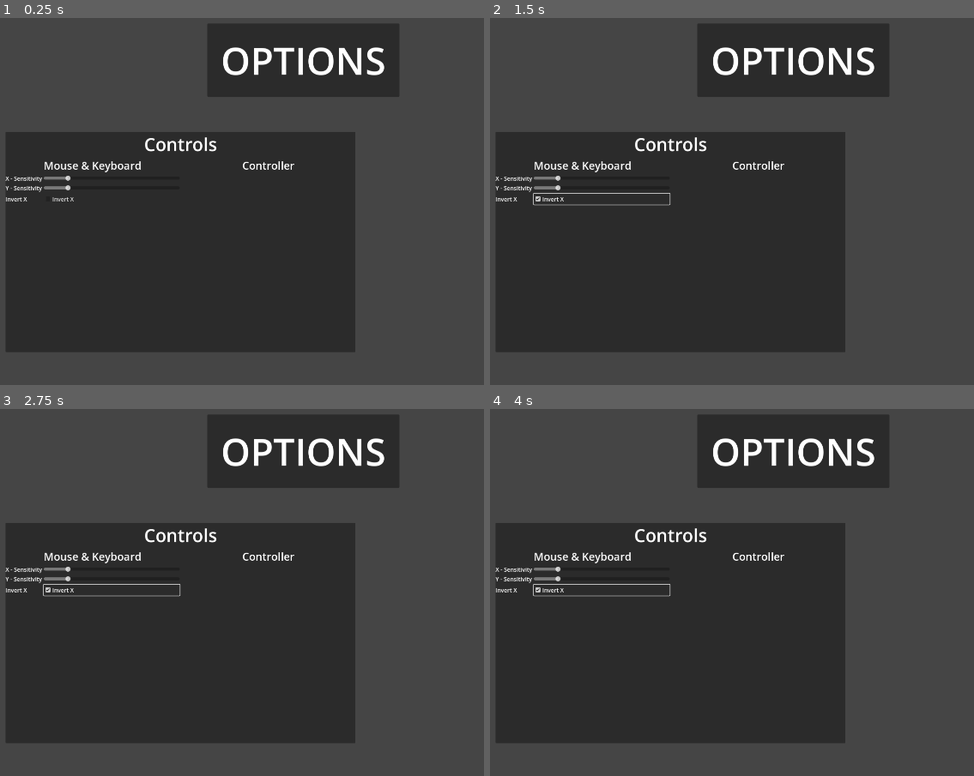
Above: before the commit, frames 1-4 (two rows, left to right).
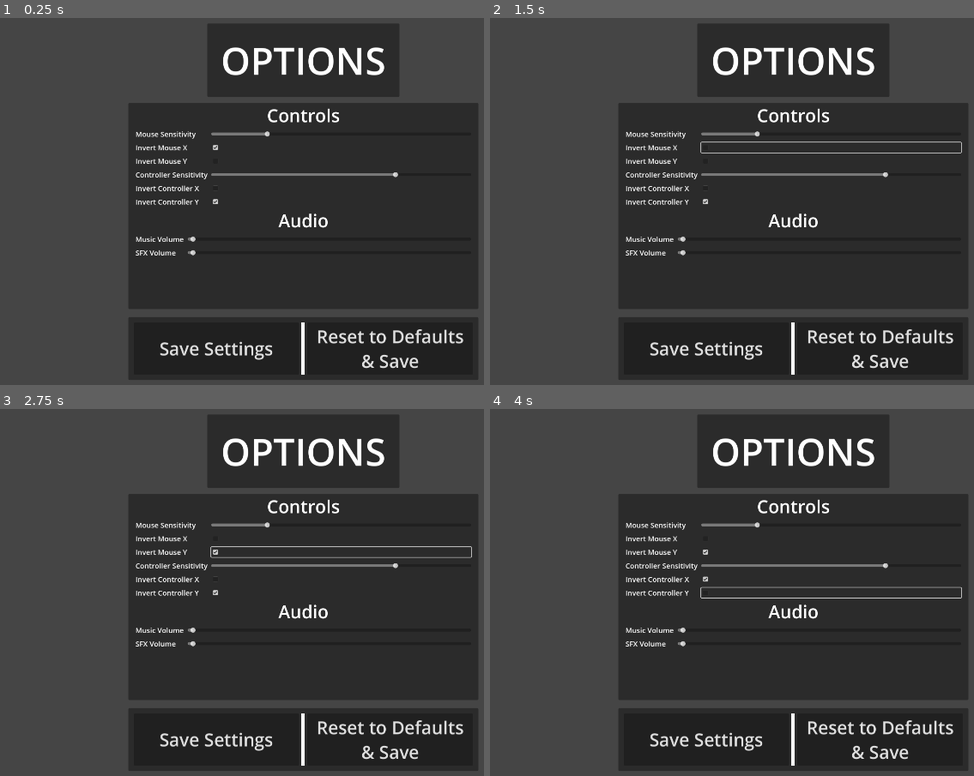
Above: after the commit, the same moments.

Repository: Nigel-Karunaratne/3DPlatformer_Godot4
Game: Godot game, scene res://ui_controls/options_ui_control.tscn
Two runs of this game, one before a commit and one after it. Both use one fixed random seed, a clock stepped at 60 frames per second and the inputs below. The project has no main scene, so this scene is started directly.
Inputs (mouse positions are in pixels of both pictures, inside the frame that each line leads up to):
- Up to frame 1 (0.25 s): no input
- Up to frame 2 (1.5 s): click (601, 197) at 0.5 s, where only the run before the commit has a clickable "Invert X"; click (828, 146) at 1.27 s
- Up to frame 3 (2.75 s): click (338, 552) at 2.02 s
- Up to frame 4 (4 s): click (828, 577) at 2.77 s; click (828, 592) at 3.52 s

The runs differ from the first frame. In frame 1, 43% of the frame differs, in the area x 1-99%, y 23-99%; in frame 2, 43%; in frame 3, 43%; in frame 4, 43%.
Error before the commit: Invalid assignment of property or key 'value' with value of type 'float' on a base object of type 'Nil'. (res://scripts/options_ui_controller.gd:20)

Commit message:
Made a default GUI
sliders / checkboxes change usersettings
buttons save and reset

Diff:
--- a/scripts/options_ui_controller.gd
+++ b/scripts/options_ui_controller.gd
@@ -12,11 +12,12 @@
 @export var audioSFXSlider : HSlider # Or VSliders? Maybe base class?
 
 func _ready():
-	update_gui_from_settings()
-	pass
+	call_deferred("update_gui_from_settings")
+	#update_gui_from_settings()
 
 # Update slider/toggle values based on values in UserSettings
 func update_gui_from_settings():
+	print("UPDATING GUI")
 	mouseSenseSlider.value = UserSettings.m_cam_sense
 	mouseXInvertBox.button_pressed = UserSettings.m_invert_x
 	mouseYInvertBox.button_pressed = UserSettings.m_invert_y
@@ -29,20 +30,37 @@
 	audioSFXSlider.value = UserSettings.s_sfx_level
 	return
 
-func update_user_settings():
-	# Set user setting values according to UI elements
-	# OR Do it by signals?
-
-
-	# Save to disk
-	UserSettings.save_settings()
-	return
-
-# TODO - Finish making functions and connect them in editor
 func _on_mouse_sense_slider_drag_ended(value_changed : bool):
 	if value_changed:
 		UserSettings.m_cam_sense = mouseSenseSlider.value
 
 func _on_controller_sense_slider_drag_ended(value_changed : bool):
 	if value_changed:
-		UserSettings.c_cam_sense = contrSenseSlider.value
+		UserSettings.c_cam_sense = int(contrSenseSlider.value) # controller sense is int
+
+func _on_mouse_invert_x_toggled(button_pressed : bool):
+	UserSettings.m_invert_x = mouseXInvertBox.button_pressed
+
+func _on_mouse_invert_y_toggled(button_pressed : bool):
+	UserSettings.m_invert_y = mouseYInvertBox.button_pressed
+
+func _on_controller_invert_x_toggled(button_pressed : bool):
+	UserSettings.c_invert_x = contrXInvertBox.button_pressed
+
+func _on_controller_invert_y_toggled(button_pressed : bool):
+	UserSettings.c_invert_y = contrYInvertBox.button_pressed
+
+func _on_audio_music_slider_drag_ended(value_changed : bool):
+	if value_changed:
+		UserSettings.s_music_level = audioMusicSlider.value
+
+func _on_audio_sfx_slider_drag_ended(value_changed : bool):
+	if value_changed:
+		UserSettings.s_sfx_level = audioSFXSlider.value
+
+func _on_btn_save_pressed():
+	UserSettings.save_settings()
+
+func _on_btn_reset_pressed():
+	UserSettings.reset_settings()
+	update_gui_from_settings()
--- a/ui_controls/options_ui_control.tscn
+++ b/ui_controls/options_ui_control.tscn
@@ -8,7 +8,17 @@
 [sub_resource type="LabelSettings" id="LabelSettings_vcfht"]
 font_size = 105
 
-[node name="OptionsUIControl" type="Control"]
+[sub_resource type="StyleBoxFlat" id="StyleBoxFlat_big63"]
+bg_color = Color(1, 1, 1, 1)
+border_width_left = 2
+border_width_top = 2
+border_width_right = 2
+border_width_bottom = 2
+border_color = Color(1, 1, 1, 1)
+expand_margin_left = 2.0
+expand_margin_right = 3.0
+
+[node name="OptionsUIControl" type="Control" node_paths=PackedStringArray("mouseSenseSlider", "mouseXInvertBox", "mouseYInvertBox", "contrSenseSlider", "contrXInvertBox", "contrYInvertBox", "audioMusicSlider", "audioSFXSlider")]
 layout_mode = 3
 anchors_preset = 15
 anchor_right = 1.0
@@ -16,6 +26,14 @@
 grow_horizontal = 2
 grow_vertical = 2
 script = ExtResource("1_hktc3")
+mouseSenseSlider = NodePath("OptionsPanelContainer/VBoxContainer/ControlsMarginContainer/GridContainer/HSMouseSense")
+mouseXInvertBox = NodePath("OptionsPanelContainer/VBoxContainer/ControlsMarginContainer/GridContainer/CBMouseIX")
+mouseYInvertBox = NodePath("OptionsPanelContainer/VBoxContainer/ControlsMarginContainer/GridContainer/CBMouseIY")
+contrSenseSlider = NodePath("OptionsPanelContainer/VBoxContainer/ControlsMarginContainer/GridContainer/HSContSense")
+contrXInvertBox = NodePath("OptionsPanelContainer/VBoxContainer/ControlsMarginContainer/GridContainer/CBContIX")
+contrYInvertBox = NodePath("OptionsPanelContainer/VBoxContainer/ControlsMarginContainer/GridContainer/CBContIY")
+audioMusicSlider = NodePath("OptionsPanelContainer/VBoxContainer/AudioMarginContainer/GridContainer/HSMusic")
+audioSFXSlider = NodePath("OptionsPanelContainer/VBoxContainer/AudioMarginContainer/GridContainer/HSSFX")
 
 [node name="BGPanel" type="Panel" parent="."]
 layout_mode = 1
@@ -44,86 +62,189 @@
 horizontal_alignment = 1
 vertical_alignment = 1
 
-[node name="ControlsPanelContainer" type="PanelContainer" parent="."]
-layout_mode = 1
-anchors_preset = 4
+[node name="OptionsPanelContainer" type="PanelContainer" parent="."]
+layout_mode = 1
+anchors_preset = 8
+anchor_left = 0.5
 anchor_top = 0.5
+anchor_right = 0.5
 anchor_bottom = 0.5
-offset_left = 126.0
-offset_top = -199.0
-offset_right = 1106.0
-offset_bottom = 419.0
+offset_left = -490.0
+offset_top = -280.0
+offset_right = 490.0
+offset_bottom = 298.0
+grow_horizontal = 2
 grow_vertical = 2
 
-[node name="VBoxContainer" type="VBoxContainer" parent="ControlsPanelContainer"]
-layout_mode = 2
-
-[node name="Label" type="Label" parent="ControlsPanelContainer/VBoxContainer"]
+[node name="VBoxContainer" type="VBoxContainer" parent="OptionsPanelContainer"]
+layout_mode = 2
+
+[node name="ControlsLabel" type="Label" parent="OptionsPanelContainer/VBoxContainer"]
 layout_mode = 2
 theme_override_font_sizes/font_size = 50
 text = "Controls"
 horizontal_alignment = 1
 vertical_alignment = 1
 
-[node name="HBoxContainer" type="HBoxContainer" parent="ControlsPanelContainer/VBoxContainer"]
-layout_mode = 2
-size_flags_vertical = 4
-
-[node name="MouseVBoxContainer" type="VBoxContainer" parent="ControlsPanelContainer/VBoxContainer/HBoxContainer"]
-layout_mode = 2
-size_flags_horizontal = 3
-
-[node name="MouseLabel" type="Label" parent="ControlsPanelContainer/VBoxContainer/HBoxContainer/MouseVBoxContainer"]
-layout_mode = 2
-theme_override_font_sizes/font_size = 30
-text = "Mouse & Keyboard"
+[node name="ControlsMarginContainer" type="MarginContainer" parent="OptionsPanelContainer/VBoxContainer"]
+layout_mode = 2
+size_flags_vertical = 3
+theme_override_constants/margin_left = 20
+theme_override_constants/margin_right = 20
+
+[node name="GridContainer" type="GridContainer" parent="OptionsPanelContainer/VBoxContainer/ControlsMarginContainer"]
+layout_mode = 2
+theme_override_constants/h_separation = 10
+theme_override_constants/v_separation = 10
+columns = 2
+
+[node name="LMouseSense" type="Label" parent="OptionsPanelContainer/VBoxContainer/ControlsMarginContainer/GridContainer"]
+layout_mode = 2
+theme_override_font_sizes/font_size = 20
+text = "Mouse Sensitivity"
+
+[node name="HSMouseSense" type="HSlider" parent="OptionsPanelContainer/VBoxContainer/ControlsMarginContainer/GridContainer"]
+layout_mode = 2
+size_flags_horizontal = 3
+size_flags_vertical = 1
+min_value = 0.05
+max_value = 1.0
+step = 0.05
+value = 0.25
+
+[node name="LMouseIX" type="Label" parent="OptionsPanelContainer/VBoxContainer/ControlsMarginContainer/GridContainer"]
+layout_mode = 2
+theme_override_font_sizes/font_size = 20
+text = "Invert Mouse X"
+
+[node name="CBMouseIX" type="CheckBox" parent="OptionsPanelContainer/VBoxContainer/ControlsMarginContainer/GridContainer"]
+layout_mode = 2
+
+[node name="LMouseIY" type="Label" parent="OptionsPanelContainer/VBoxContainer/ControlsMarginContainer/GridContainer"]
+layout_mode = 2
+theme_override_font_sizes/font_size = 20
+text = "Invert Mouse Y"
+
+[node name="CBMouseIY" type="CheckBox" parent="OptionsPanelContainer/VBoxContainer/ControlsMarginContainer/GridContainer"]
+layout_mode = 2
+
+[node name="LContSense" type="Label" parent="OptionsPanelContainer/VBoxContainer/ControlsMarginContainer/GridContainer"]
+layout_mode = 2
+theme_override_font_sizes/font_size = 20
+text = "Controller Sensitivity"
+
+[node name="HSContSense" type="HSlider" parent="OptionsPanelContainer/VBoxContainer/ControlsMarginContainer/GridContainer"]
+layout_mode = 2
+size_flags_horizontal = 3
+size_flags_vertical = 1
+min_value = 25.0
+max_value = 200.0
+value = 125.0
+
+[node name="LContIX" type="Label" parent="OptionsPanelContainer/VBoxContainer/ControlsMarginContainer/GridContainer"]
+layout_mode = 2
+theme_override_font_sizes/font_size = 20
+text = "Invert Controller X"
+
+[node name="CBContIX" type="CheckBox" parent="OptionsPanelContainer/VBoxContainer/ControlsMarginContainer/GridContainer"]
+layout_mode = 2
+
+[node name="LContIY" type="Label" parent="OptionsPanelContainer/VBoxContainer/ControlsMarginContainer/GridContainer"]
+layout_mode = 2
+theme_override_font_sizes/font_size = 20
+text = "Invert Controller Y"
+
+[node name="CBContIY" type="CheckBox" parent="OptionsPanelContainer/VBoxContainer/ControlsMarginContainer/GridContainer"]
+layout_mode = 2
+
+[node name="AudioLabel" type="Label" parent="OptionsPanelContainer/VBoxContainer"]
+layout_mode = 2
+theme_override_font_sizes/font_size = 50
+text = "Audio"
 horizontal_alignment = 1
 vertical_alignment = 1
 
-[node name="GridContainer" type="GridContainer" parent="ControlsPanelContainer/VBoxContainer/HBoxContainer/MouseVBoxContainer"]
-layout_mode = 2
+[node name="AudioMarginContainer" type="MarginContainer" parent="OptionsPanelContainer/VBoxContainer"]
+layout_mode = 2
+size_flags_vertical = 3
+theme_override_constants/margin_left = 20
+theme_override_constants/margin_right = 20
+
+[node name="GridContainer" type="GridContainer" parent="OptionsPanelContainer/VBoxContainer/AudioMarginContainer"]
+layout_mode = 2
+theme_override_constants/h_separation = 10
+theme_override_constants/v_separation = 10
 columns = 2
 
-[node name="Label" type="Label" parent="ControlsPanelContainer/VBoxContainer/HBoxContainer/MouseVBoxContainer/GridContainer"]
-layout_mode = 2
-text = "X - Sensitivity"
-
-[node name="HSlider" type="HSlider" parent="ControlsPanelContainer/VBoxContainer/HBoxContainer/MouseVBoxContainer/GridContainer"]
-layout_mode = 2
-size_flags_horizontal = 3
-size_flags_vertical = 3
-max_value = 1.5
-step = 0.125
-value = 0.25
-
-[node name="Label2" type="Label" parent="ControlsPanelContainer/VBoxContainer/HBoxContainer/MouseVBoxContainer/GridContainer"]
-layout_mode = 2
-text = "Y - Sensitivity"
-
-[node name="HSlider2" type="HSlider" parent="ControlsPanelContainer/VBoxContainer/HBoxContainer/MouseVBoxContainer/GridContainer"]
-layout_mode = 2
-size_flags_horizontal = 3
-size_flags_vertical = 3
-max_value = 1.5
-step = 0.125
-value = 0.25
-
-[node name="Label3" type="Label" parent="ControlsPanelContainer/VBoxContainer/HBoxContainer/MouseVBoxContainer/GridContainer"]
-layout_mode = 2
-text = "Invert X"
-
-[node name="CheckBox" type="CheckBox" parent="ControlsPanelContainer/VBoxContainer/HBoxContainer/MouseVBoxContainer/GridContainer"]
-layout_mode = 2
-text = "Invert X"
-
-[node name="ControllerVBoxContainer2" type="VBoxContainer" parent="ControlsPanelContainer/VBoxContainer/HBoxContainer"]
-layout_mode = 2
-size_flags_horizontal = 3
-
-[node name="ControllerLabel" type="Label" parent="ControlsPanelContainer/VBoxContainer/HBoxContainer/ControllerVBoxContainer2"]
-layout_mode = 2
-theme_override_font_sizes/font_size = 30
-text = "Controller
-"
-horizontal_alignment = 1
-vertical_alignment = 1
+[node name="LMusic" type="Label" parent="OptionsPanelContainer/VBoxContainer/AudioMarginContainer/GridContainer"]
+layout_mode = 2
+theme_override_font_sizes/font_size = 20
+text = "Music Volume"
+
+[node name="HSMusic" type="HSlider" parent="OptionsPanelContainer/VBoxContainer/AudioMarginContainer/GridContainer"]
+layout_mode = 2
+size_flags_horizontal = 3
+size_flags_vertical = 1
+
+[node name="LSFX" type="Label" parent="OptionsPanelContainer/VBoxContainer/AudioMarginContainer/GridContainer"]
+layout_mode = 2
+theme_override_font_sizes/font_size = 20
+text = "SFX Volume"
+
+[node name="HSSFX" type="HSlider" parent="OptionsPanelContainer/VBoxContainer/AudioMarginContainer/GridContainer"]
+layout_mode = 2
+size_flags_horizontal = 3
+size_flags_vertical = 1
+
+[node name="SoRPanelContainer" type="PanelContainer" parent="."]
+layout_mode = 1
+anchors_preset = 7
+anchor_left = 0.5
+anchor_top = 1.0
+anchor_right = 0.5
+anchor_bottom = 1.0
+offset_left = -490.0
+offset_top = -204.0
+offset_right = 490.0
+offset_bottom = -43.0
+grow_horizontal = 2
+grow_vertical = 0
+
+[node name="MarginContainer" type="MarginContainer" parent="SoRPanelContainer"]
+layout_mode = 2
+theme_override_constants/margin_left = 15
+theme_override_constants/margin_top = 15
+theme_override_constants/margin_right = 15
+theme_override_constants/margin_bottom = 15
+
+[node name="HBoxContainer" type="HBoxContainer" parent="SoRPanelContainer/MarginContainer"]
+layout_mode = 2
+
+[node name="BTNSave" type="Button" parent="SoRPanelContainer/MarginContainer/HBoxContainer"]
+layout_mode = 2
+size_flags_horizontal = 3
+theme_override_font_sizes/font_size = 50
+text = "Save Settings"
+
+[node name="VSeparator" type="VSeparator" parent="SoRPanelContainer/MarginContainer/HBoxContainer"]
+layout_mode = 2
+theme_override_constants/separation = 15
+theme_override_styles/separator = SubResource("StyleBoxFlat_big63")
+
+[node name="BTNReset" type="Button" parent="SoRPanelContainer/MarginContainer/HBoxContainer"]
+layout_mode = 2
+size_flags_horizontal = 3
+theme_override_font_sizes/font_size = 50
+text = "Reset to Defaults
+& Save"
+
+[connection signal="drag_ended" from="OptionsPanelContainer/VBoxContainer/ControlsMarginContainer/GridContainer/HSMouseSense" to="." method="_on_mouse_sense_slider_drag_ended"]
+[connection signal="toggled" from="OptionsPanelContainer/VBoxContainer/ControlsMarginContainer/GridContainer/CBMouseIX" to="." method="_on_mouse_invert_x_toggled"]
+[connection signal="toggled" from="OptionsPanelContainer/VBoxContainer/ControlsMarginContainer/GridContainer/CBMouseIY" to="." method="_on_mouse_invert_y_toggled"]
+[connection signal="drag_ended" from="OptionsPanelContainer/VBoxContainer/ControlsMarginContainer/GridContainer/HSContSense" to="." method="_on_controller_sense_slider_drag_ended"]
+[connection signal="toggled" from="OptionsPanelContainer/VBoxContainer/ControlsMarginContainer/GridContainer/CBContIX" to="." method="_on_controller_invert_x_toggled"]
+[connection signal="toggled" from="OptionsPanelContainer/VBoxContainer/ControlsMarginContainer/GridContainer/CBContIY" to="." method="_on_controller_invert_y_toggled"]
+[connection signal="drag_ended" from="OptionsPanelContainer/VBoxContainer/AudioMarginContainer/GridContainer/HSMusic" to="." method="_on_audio_music_slider_drag_ended"]
+[connection signal="drag_ended" from="OptionsPanelContainer/VBoxContainer/AudioMarginContainer/GridContainer/HSSFX" to="." method="_on_audio_sfx_slider_drag_ended"]
+[connection signal="pressed" from="SoRPanelContainer/MarginContainer/HBoxContainer/BTNSave" to="." method="_on_btn_save_pressed"]
+[connection signal="pressed" from="SoRPanelContainer/MarginContainer/HBoxContainer/BTNReset" to="." method="_on_btn_reset_pressed"]
Not shown: 1 places in ui_controls/options_ui_control.tscn that only renumber resources
